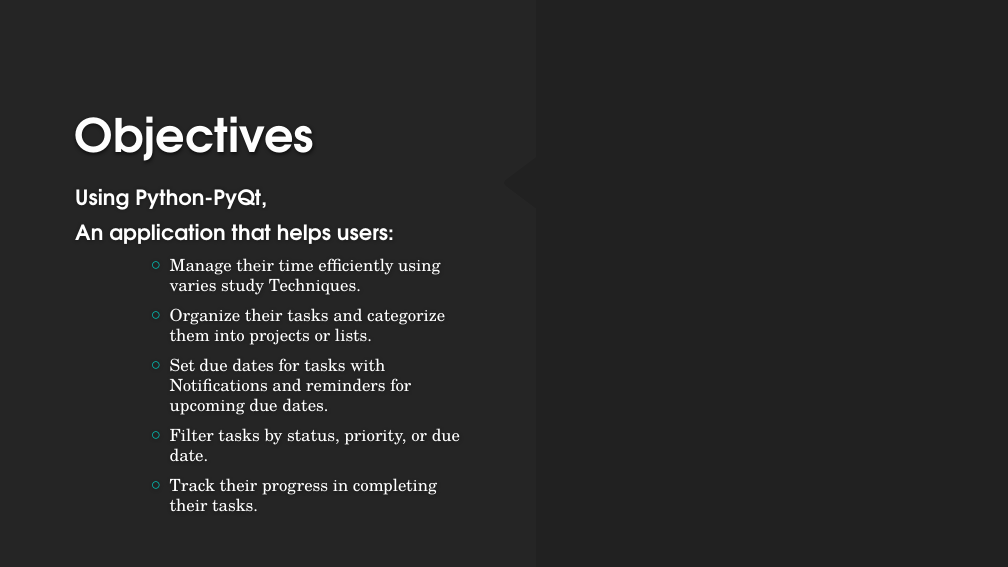
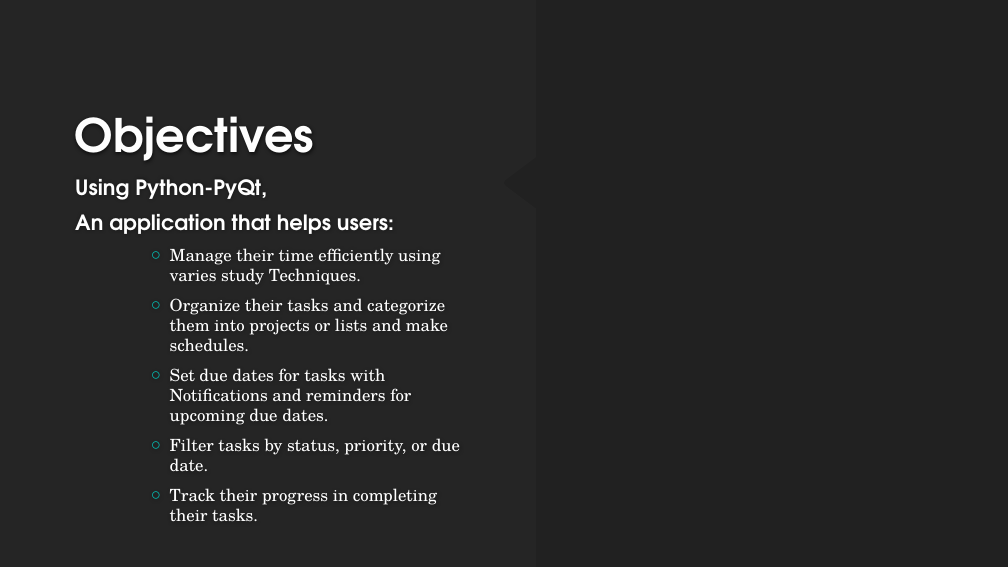
Before and after one commit to BadrGello/Task-Management-App, a slide deck: slide 2 of Documents/HCI Project Proposal.pptx. Drawn at 1008x567 pixels with LibreOffice and Linux fonts; fonts in the diff are those of the drawing; background and template pictures are left out. Boxes give left, top, right and bottom in pixels: in the first picture for what was removed or moved away, otherwise in the second. Text is boxed around its words. In the diff, an @@ line names an element or a change of style, - is before the commit and + after.

Commit message:
add the schedule

```diff
--- a/Documents/HCI Project Proposal.pptx
+++ b/Documents/HCI Project Proposal.pptx
@@ text at [170, 298, 448, 352]: text changed @@
-    ○ Organize their tasks and categorize them into projects or lists.
+    ○ Organize their tasks and categorize them into projects or lists and make schedules.
```
Also in this commit, not shown: 2 other slides changed.
